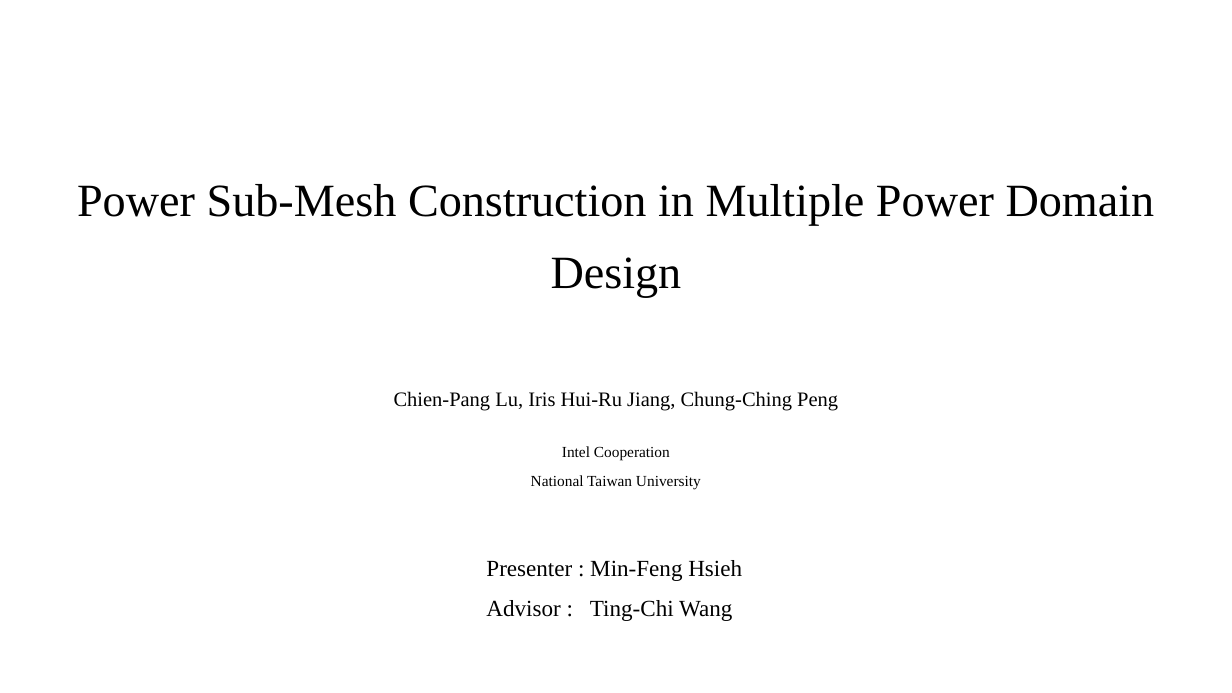
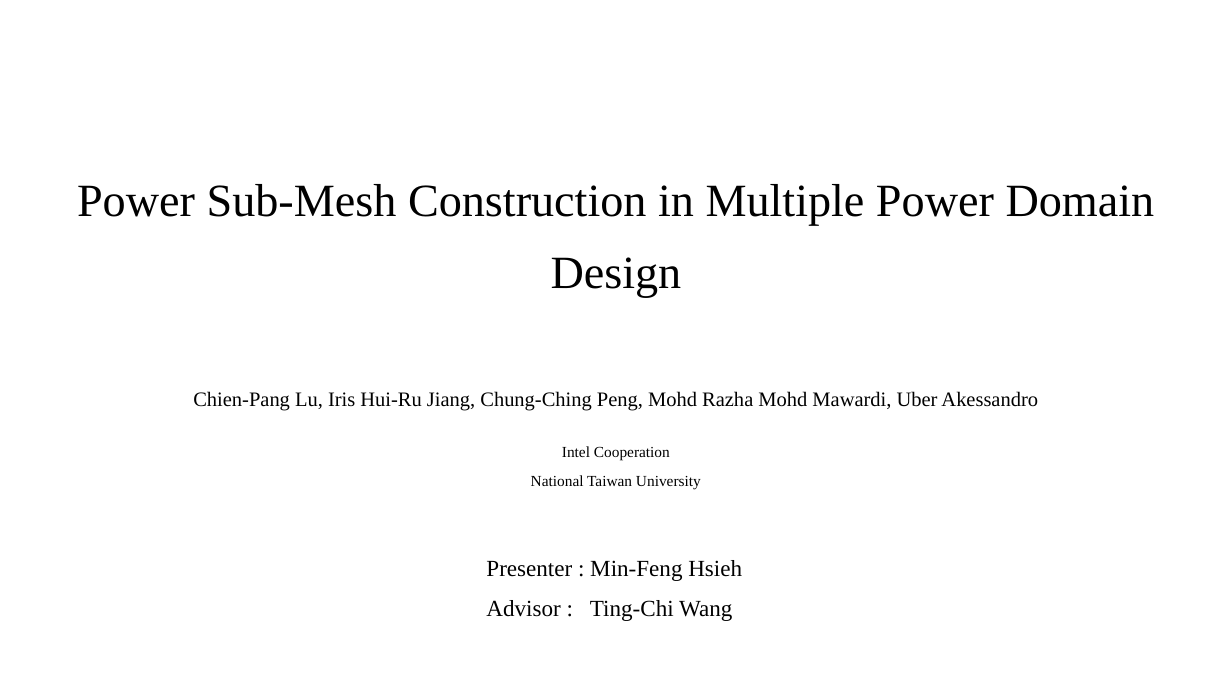
Before and after one commit to Pacific-Feng-Studuies/Studied-Papers, a slide deck: slide 1 of GM/powerplan/Power Sub-Mesh Construction in Multiple Power Domain Design/Power Sub-Mesh Construction in Multiple Power Domain Design.pptx. Drawn at 1232x693 pixels with LibreOffice and Linux fonts; fonts in the diff are those of the drawing. Boxes give left, top, right and bottom in pixels: in the first picture for what was removed or moved away, otherwise in the second. Text is boxed around its words. In the diff, an @@ line names an element or a change of style, - is before the commit and + after.

```diff
--- a/GM/powerplan/Power Sub-Mesh Construction in Multiple Power Domain Design/Power Sub-Mesh Construction in Multiple Power Domain Design.pptx
+++ b/GM/powerplan/Power Sub-Mesh Construction in Multiple Power Domain Design/Power Sub-Mesh Construction in Multiple Power Domain Design.pptx
@@ text at bbox=[193, 391, 1038, 411]: text changed @@
-Chien-Pang Lu, Iris Hui-Ru Jiang, Chung-Ching Peng
+Chien-Pang Lu, Iris Hui-Ru Jiang, Chung-Ching Peng, Mohd Razha Mohd Mawardi, Uber Akessandro
```
Also in this commit, not shown: 3 other slides changed, 23 slides added, 1 slide removed.
